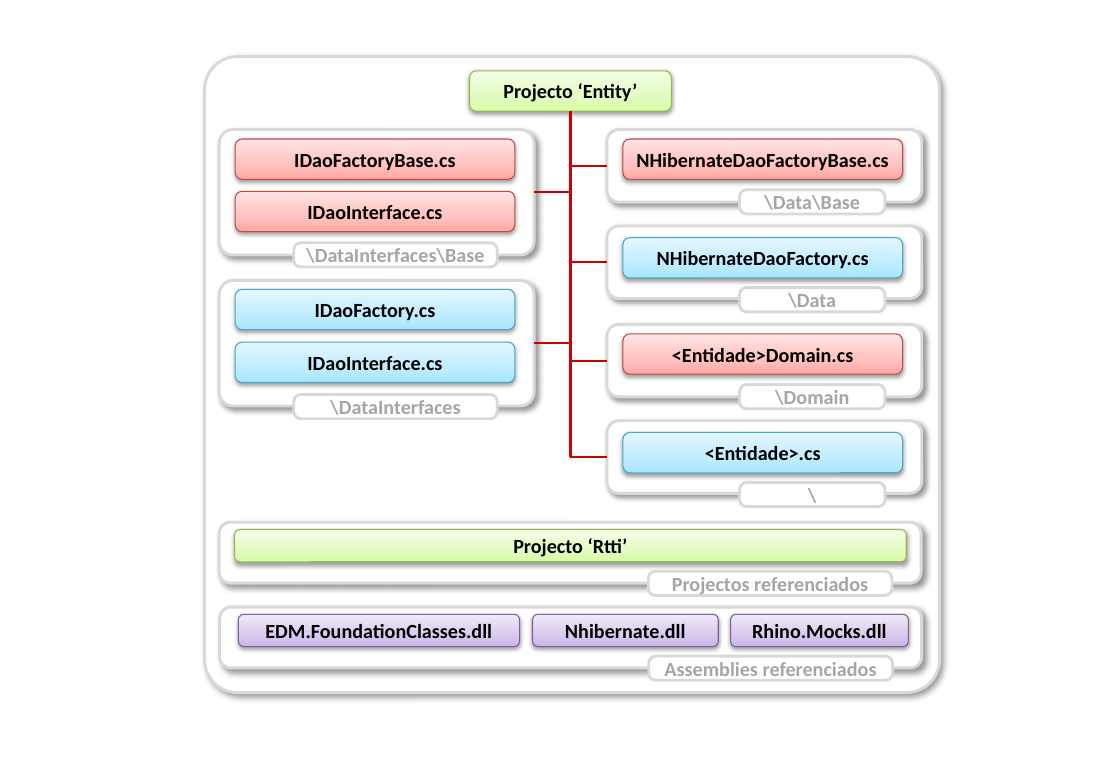
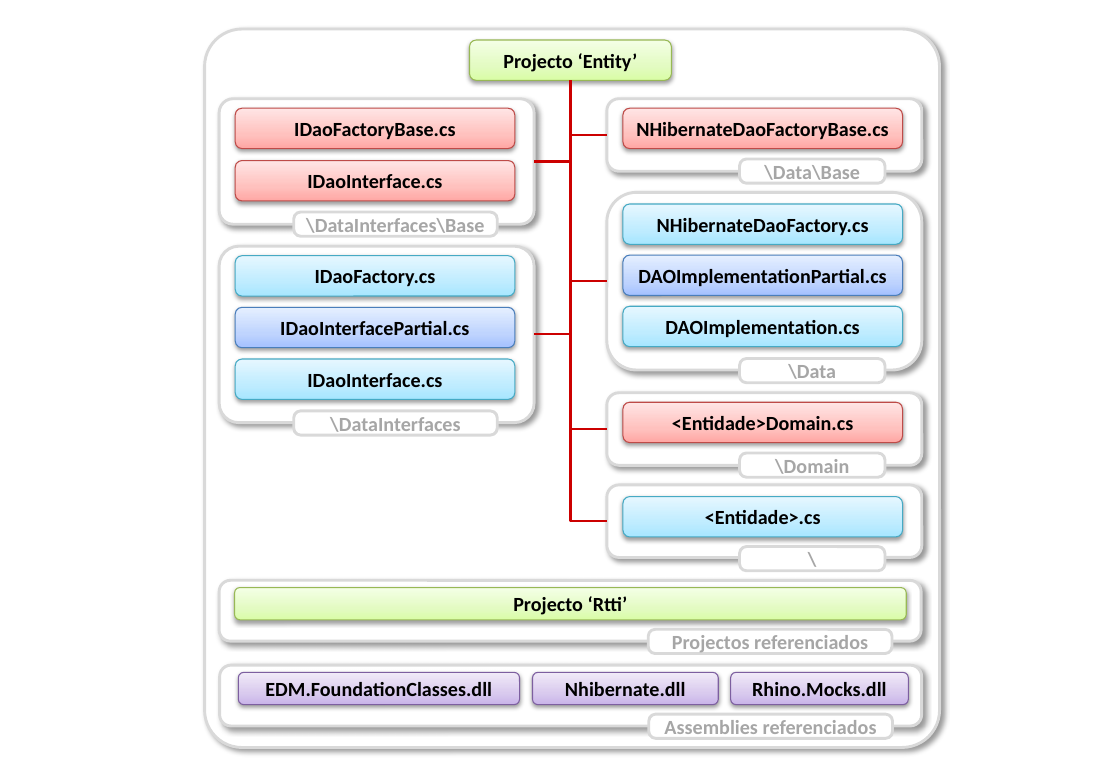
Before and after one commit to Netivski/projectoseminario, a slide deck: slide 5 of Documentação/Report Structures.pptx (slide 4 before the commit). Drawn at 1120x775 pixels with LibreOffice and Linux fonts; fonts in the diff are those of the drawing. Boxes give left, top, right and bottom in pixels: in the first picture for what was removed or moved away, otherwise in the second. Text is boxed around its words. In the diff, an @@ line names an element or a change of style, - is before the commit and + after.

```diff
--- a/Documentação/Report Structures.pptx
+++ b/Documentação/Report Structures.pptx
@@ rounded rectangle: place and size @@
-rounded rectangle at (205,57,940,694)
+rounded rectangle at (205,29,940,748)
@@ elbow line moved from (535, 343) - (571, 112) to (535, 335) - (571, 81) @@
@@ 8 rounded rectangles, 2 elbow lines: place and size @@
-8 rounded rectangles, 2 elbow lines at (219,71,922,267)
+8 rounded rectangles, 2 elbow lines at (219,40,922,236)
@@ elbow line moved from (607, 263) - (571, 112) to (607, 281) - (571, 81) @@
@@ elbow line moved from (607, 457) - (571, 112) to (607, 521) - (571, 81) @@
@@ elbow line moved from (607, 361) - (571, 112) to (607, 429) - (571, 81) @@
@@ rounded rectangle: place and size @@
-rounded rectangle at (607,226,922,299)
+rounded rectangle at (607,192,922,370)
@@ rounded rectangle "NHibernateDaoFactory.cs": place and size @@
-rounded rectangle "NHibernateDaoFactory.cs" at (624,238,903,278)
+rounded rectangle "NHibernateDaoFactory.cs" at (624,204,903,244)
@@ rounded rectangle: place and size @@
-rounded rectangle at (219,280,535,405)
+rounded rectangle at (219,246,535,423)
@@ rounded rectangle "IDaoFactory.cs": place and size @@
-rounded rectangle "IDaoFactory.cs" at (236,290,515,330)
+rounded rectangle "IDaoFactory.cs" at (236,255,515,296)
@@ rounded rectangle added at (624,255,903,296), fill gradient #A4C4FF to #BFD4FF to #E6EEFF, outline #4B7EBC 0.75 pt, 14 pt, text #000000, bold @@
+DAOImplementationPartial.cs
@@ rounded rectangle added at (236,307,515,347), fill gradient #A4C4FF to #BFD4FF to #E6EEFF, outline #4B7EBC 0.75 pt, 14 pt, text #000000, bold @@
+IDaoInterfacePartial.cs
@@ rounded rectangle added at (624,306,903,346), fill gradient #A7E6FF to #C1EDFF to #E7F8FF, outline #46AAC5 0.75 pt, 14 pt, text #000000, bold @@
+DAOImplementation.cs
@@ rounded rectangle "IDaoInterface.cs": place and size @@
-rounded rectangle "IDaoInterface.cs" at (236,342,515,383)
+rounded rectangle "IDaoInterface.cs" at (236,359,515,399)
@@ rounded rectangle "\DataInterfaces": place and size @@
-rounded rectangle "\DataInterfaces" at (294,395,497,419)
+rounded rectangle "\DataInterfaces" at (294,412,497,435)
@@ 4 rounded rectangles: place and size @@
-4 rounded rectangles at (607,287,922,408)
+4 rounded rectangles at (607,359,922,477)
@@ 3 rounded rectangles: place and size @@
-3 rounded rectangles at (607,421,922,507)
+3 rounded rectangles at (607,485,922,571)
@@ 8 rounded rectangles: place and size @@
-8 rounded rectangles at (219,522,921,680)
+8 rounded rectangles at (219,581,921,738)
```
Also in this commit, not shown: 1 other slide changed, 2 slides added, 1 slide removed, 1 other file.
